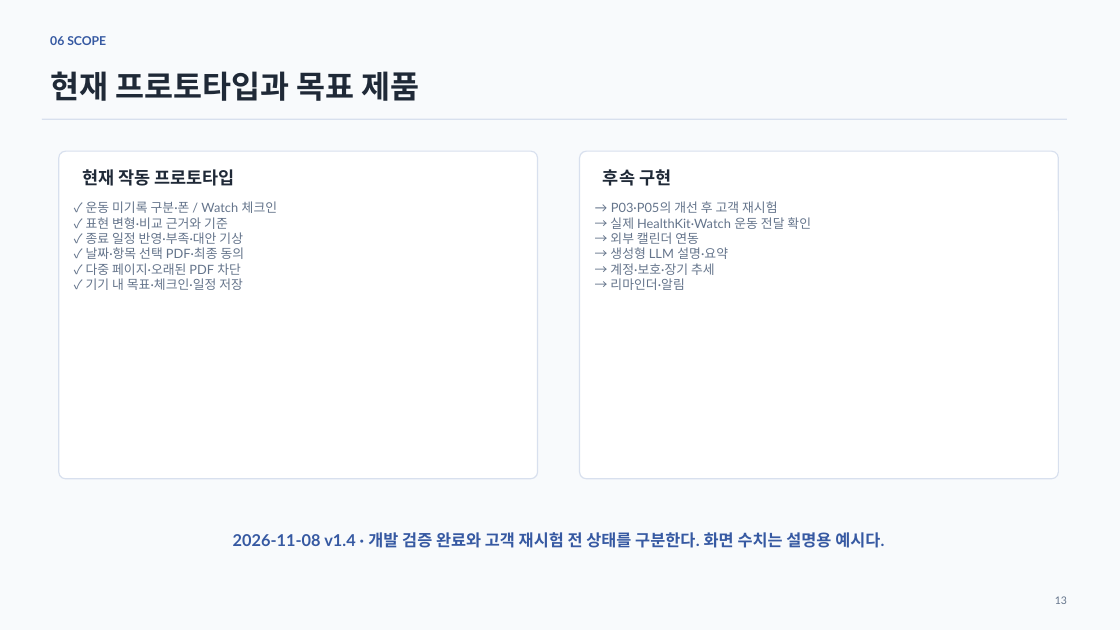
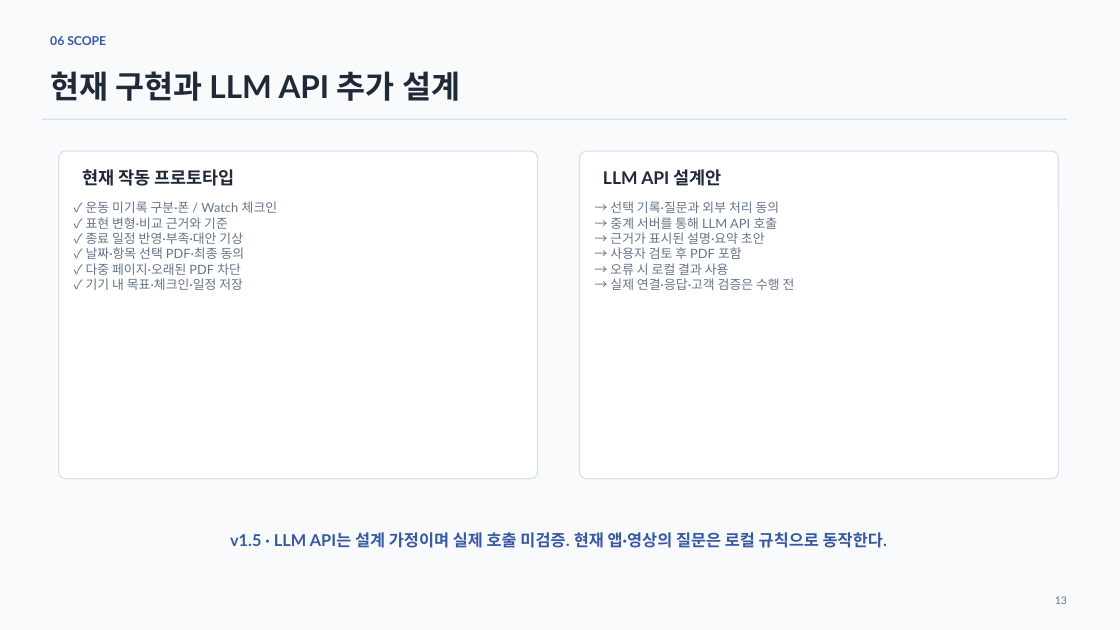
Before and after one commit to JinWoong-Jung/snorlax, a slide deck: slide 13 of 02_Jammanbo_UIUX.pptx. Drawn at 1120x630 pixels with LibreOffice and Linux fonts; fonts in the diff are those of the drawing. Boxes give left, top, right and bottom in pixels: in the first picture for what was removed or moved away, otherwise in the second. Text is boxed around its words. In the diff, an @@ line names an element or a change of style, - is before the commit and + after.

```diff
--- a/02_Jammanbo_UIUX.pptx
+++ b/02_Jammanbo_UIUX.pptx
@@ text at <box>50,71,460,101</box>: text changed @@
-현재 프로토타입과 목표 제품
+현재 구현과 LLM API 추가 설계
@@ text at <box>603,169,722,186</box>: text changed @@
-후속 구현
+LLM API 설계안
@@ text at <box>610,201,795,290</box>: text changed @@
-→ P03·P05의 개선 후 고객 재시험
-→ 실제 HealthKit·Watch 운동 전달 확인
-→ 외부 캘린더 연동
-→ 생성형 LLM 설명·요약
-→ 계정·보호·장기 추세
-→ 리마인더·알림
+→ 선택 기록·질문과 외부 처리 동의
+→ 중계 서버를 통해 LLM API 호출
+→ 근거가 표시된 설명·요약 초안
+→ 사용자 검토 후 PDF 포함
+→ 오류 시 로컬 결과 사용
+→ 실제 연결·응답·고객 검증은 수행 전
@@ text at <box>230,532,887,548</box>: text changed @@
-2026-11-08 v1.4 · 개발 검증 완료와 고객 재시험 전 상태를 구분한다. 화면 수치는 설명용 예시다.
+v1.5 · LLM API는 설계 가정이며 실제 호출 미검증. 현재 앱·영상의 질문은 로컬 규칙으로 동작한다.
```
Also in this commit, not shown: 8 other slides changed, 23 other files.
